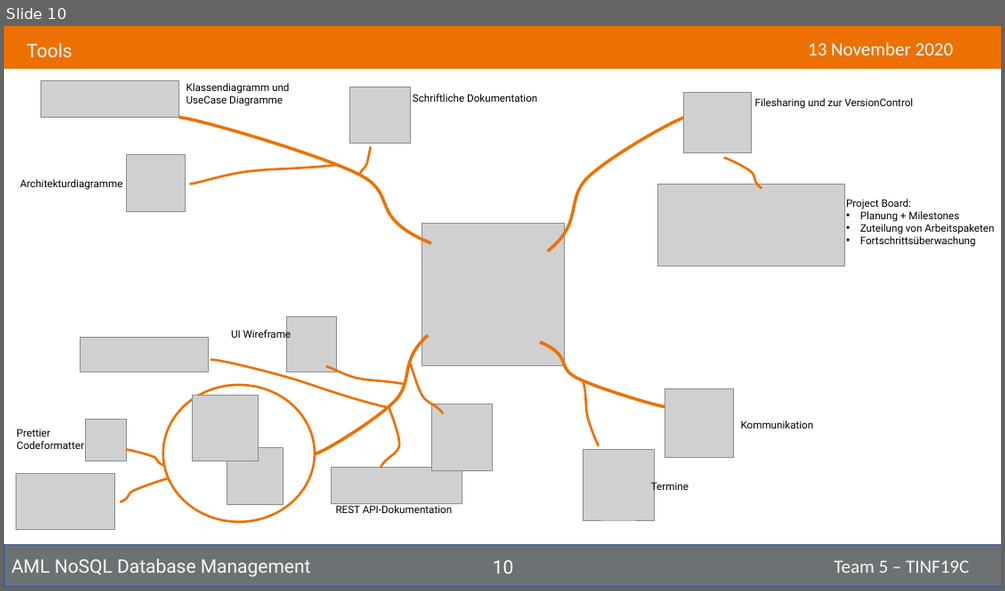
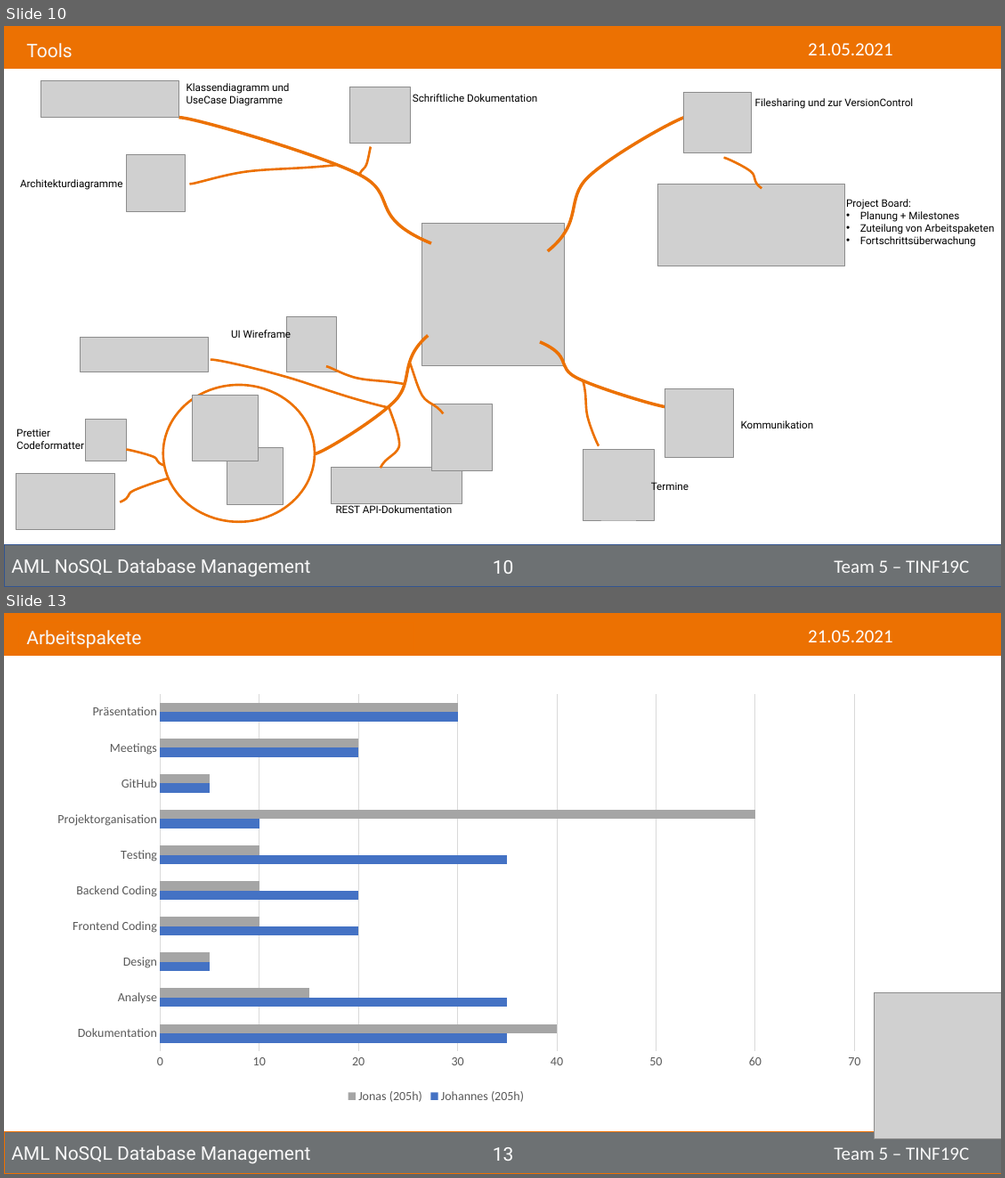
Before and after one commit to NurNils/aml-nosql-database-management, a slide deck: PROJECT/Presentation/Tinf19C_Team5_Presentation.pptx. Shown one above the other, each under a label of ours: slide 10 before the commit, slides 10 and 13 after it; the slides between them are not shown. The pictures are 1005x591 and 1005x1178 pixels, drawn with LibreOffice and Linux fonts; fonts in the diff are those of the drawing; grey boxes stand for pictures. Boxes give left, top, right and bottom in pixels: in the first picture for what was removed or moved away, otherwise in the second. Text is boxed around its words. In the diff, an @@ line names an element or a change of style, - is before the commit and + after.

```diff
--- a/PROJECT/Presentation/Tinf19C_Team5_Presentation.pptx
+++ b/PROJECT/Presentation/Tinf19C_Team5_Presentation.pptx
@@ slide 13 added at (4,613,1001,1174), background #FFFFFF @@
@@ rectangle added at (4,613,1001,656), fill #EC7102, outline #EE7000 1 pt @@
@@ rectangle added at (19,622,413,652), outline #EE7000 0.75 pt, 18 pt, text #F8F8F8 @@
+Arbeitspakete
@@ text added at (808,630,893,642), 18 pt, text #FFFFFF @@
+21.05.2021
@@ bar chart added at (4,681,874,1107) @@
+categories: Dokumentation, Analyse, Design, Frontend Coding, Backend Coding, Testing, Projektorganisation, GitHub, Meetings, Präsentation
+Johannes (205h): 35, 35, 5, 20, 20, 35, 10, 5, 20, 30
+Jonas (205h): 40, 15, 5, 10, 10, 10, 60, 5, 20, 30
@@ picture added at (874,993,1001,1139) @@
@@ rectangle added at (4,1131,1001,1174), fill #6D7173, outline #EE7000 1 pt, 18 pt, text #F8F8F8 @@
+AML NoSQL Database Management Team 5 – TINF19C
@@ page number added at (493,1147,514,1160), 18 pt, text #FFFFFF @@
+13
@@ slide 10 changed as well @@
@@ text at (808,43,893,55): text changed @@
-13 November 2020
+21.05.2021
```
Also in this commit, not shown: 16 other slides changed, 2 other slides added, 1 slide removed, 1 other file.
